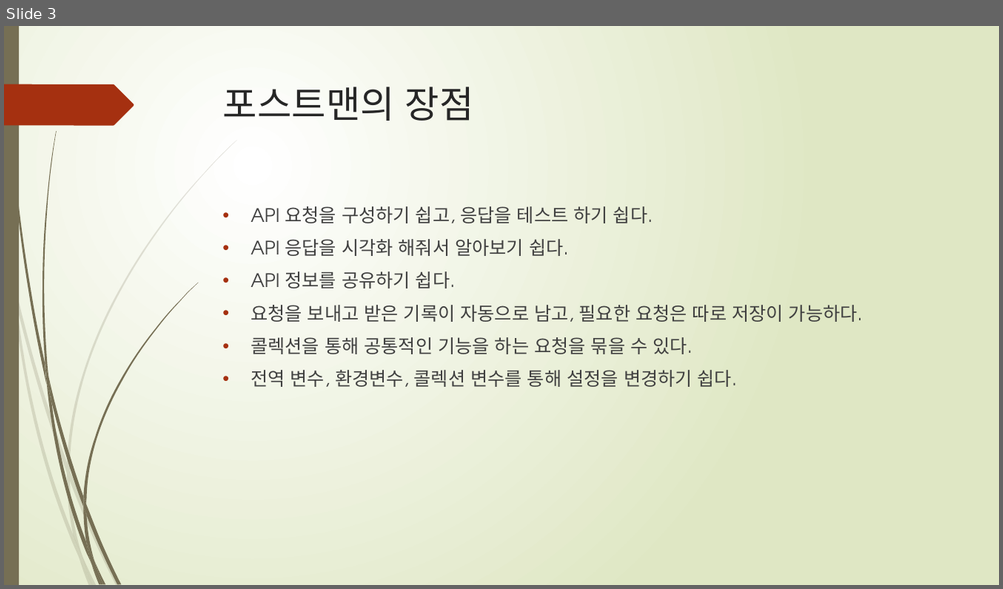
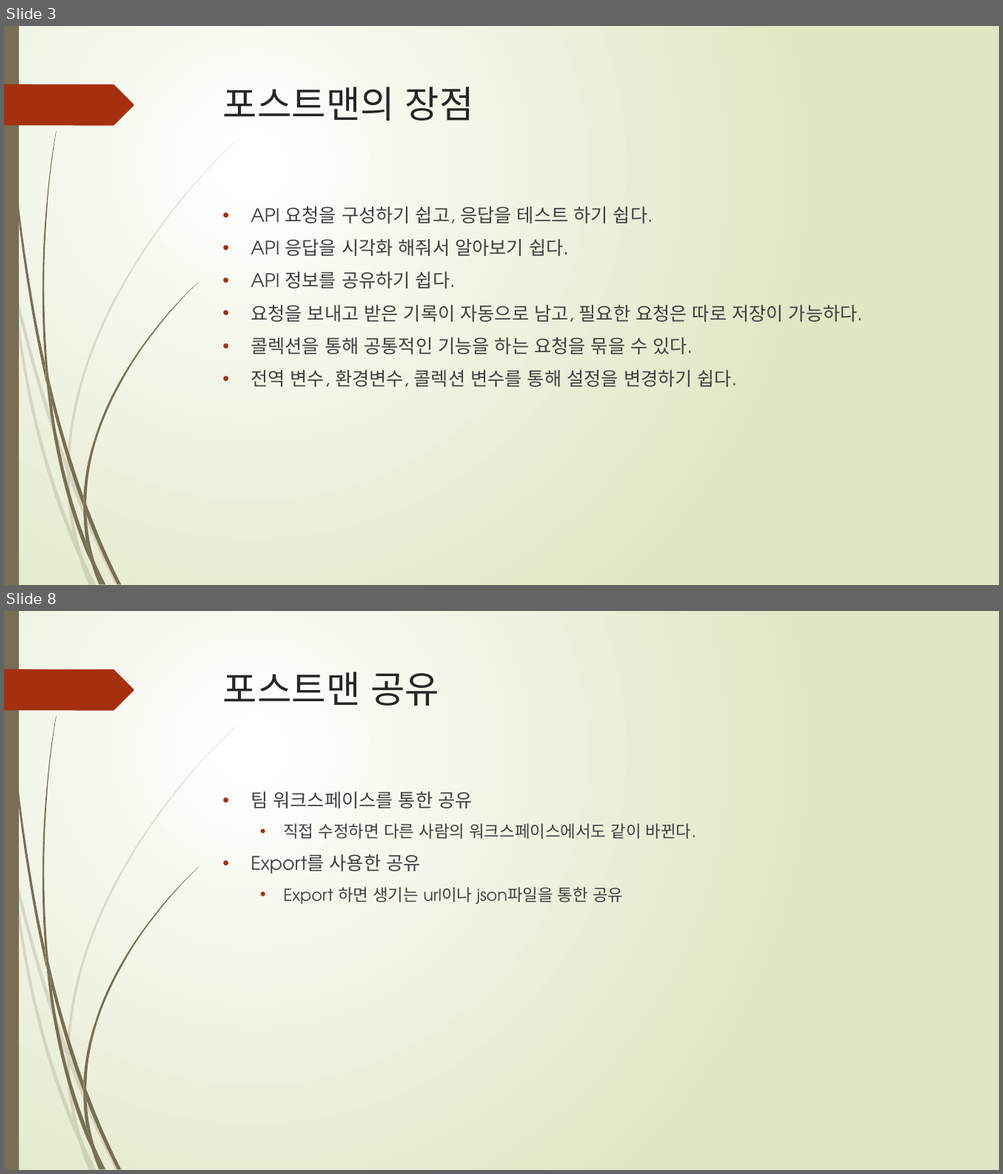
Before and after one commit to chanwoo-lee-cw/TIL, a slide deck: et/프레젠테이션1 [자동 저장됨].pptx. Shown one above the other, each under a label of ours: slide 3 before the commit, slides 3 and 8 after it; the slides between them are not shown. The pictures are 1003x589 and 1003x1174 pixels, drawn with LibreOffice and Linux fonts; fonts in the diff are those of the drawing. Boxes give left, top, right and bottom in pixels: in the first picture for what was removed or moved away, otherwise in the second. Text is boxed around its words. In the diff, an @@ line names an element or a change of style, - is before the commit and + after.

```diff
--- a/et/프레젠테이션1 [자동 저장됨].pptx
+++ b/et/프레젠테이션1 [자동 저장됨].pptx
@@ slide 8 added at box(4, 611, 999, 1170), background gradient #FFFFFF to #DFE8C4; not listed: 24 template elements that a slide beside it also shows @@
@@ title added at box(223, 672, 440, 706), 36 pt, text #262626 @@
+포스트맨 공유
@@ text added at box(250, 792, 696, 905), 16 pt, text #404040 @@
+• 팀 워크스페이스를 통한 공유
+  • 직접 수정하면 다른 사람의 워크스페이스에서도 같이 바뀐다.
+• Export를 사용한 공유
+  • Export 하면 생기는 url이나 json파일을 통한 공유
```
Also in this commit, not shown: 1 slide changed, 4 other slides added.
